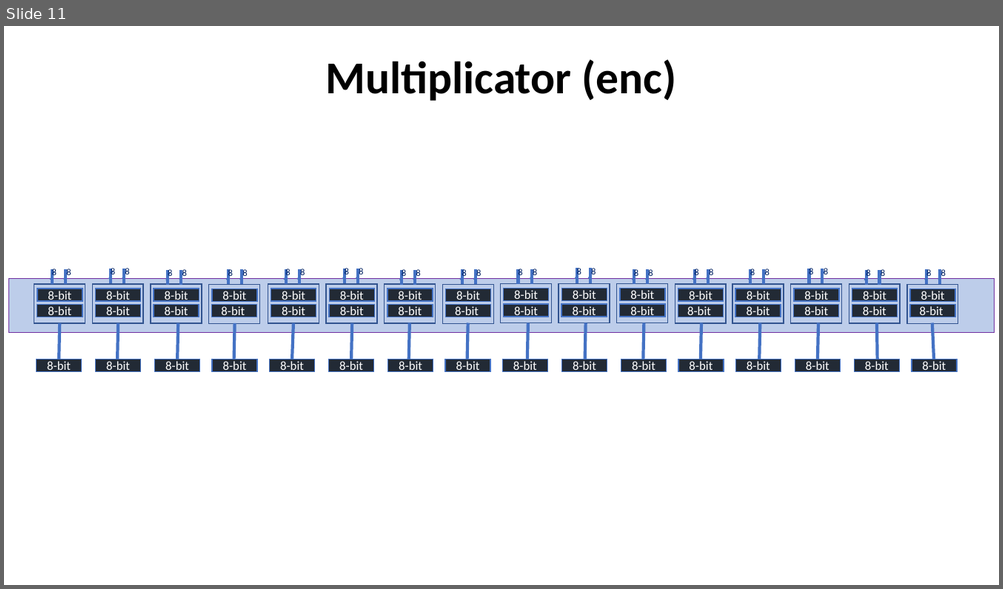
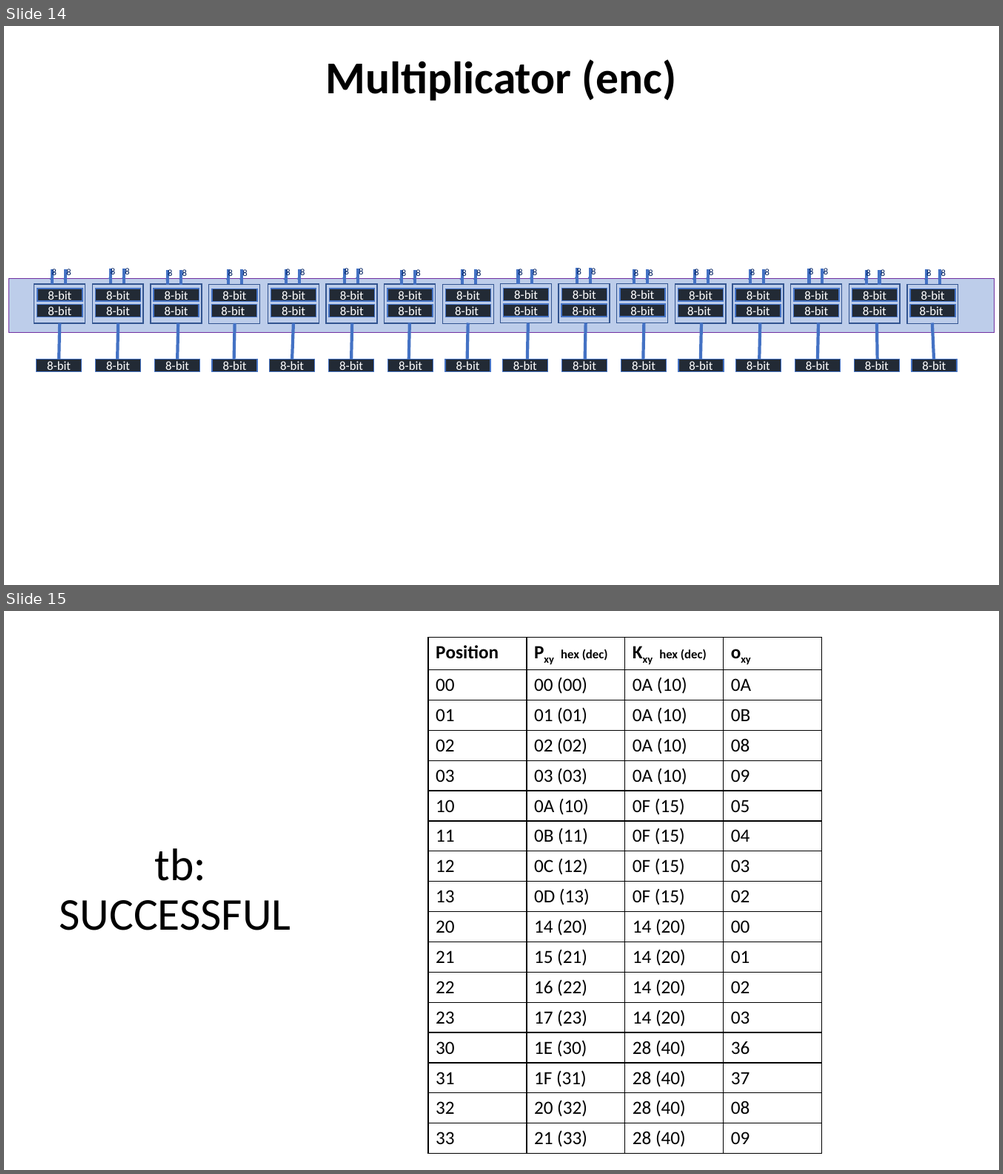
Before and after one commit to acarreteroc99/AES256-IP-Core, a slide deck: ASIC_hardware_blockLevelStructure.pptx. Shown one above the other, each under a label of ours: slide 11 before the commit, slides 14 and 15 after it. The pictures are 1003x589 and 1003x1174 pixels, drawn with LibreOffice and Linux fonts; fonts in the diff are those of the drawing. Boxes give left, top, right and bottom in pixels: in the first picture for what was removed or moved away, otherwise in the second. Text is boxed around its words. In the diff, an @@ line names an element or a change of style, - is before the commit and + after.

```diff
--- a/ASIC_hardware_blockLevelStructure.pptx
+++ b/ASIC_hardware_blockLevelStructure.pptx
@@ slide 15 added at box(4, 611, 999, 1170), background #FFFFFF @@
@@ table added at box(429, 637, 822, 1150), 17 rows, 4 columns @@
+Position | Pxy hex (dec) | Kxy hex (dec) | oxy
+00 | 00 (00) | 0A (10) | 0A
+01 | 01 (01) | 0A (10) | 0B
+02 | 02 (02) | 0A (10) | 08
+03 | 03 (03) | 0A (10) | 09
+10 | 0A (10) | 0F (15) | 05
+11 | 0B (11) | 0F (15) | 04
+12 | 0C (12) | 0F (15) | 03
+13 | 0D (13) | 0F (15) | 02
+20 | 14 (20) | 14 (20) | 00
+21 | 15 (21) | 14 (20) | 01
+22 | 16 (22) | 14 (20) | 02
+23 | 17 (23) | 14 (20) | 03
+30 | 1E (30) | 28 (40) | 36
+31 | 1F (31) | 28 (40) | 37
+32 | 20 (32) | 28 (40) | 08
+33 | 21 (33) | 28 (40) | 09
@@ title added at box(59, 849, 290, 931), 44 pt, text #000000 @@
+tb: SUCCESSFUL
@@ what was slide 11 is now slide 14 @@
```
Also in this commit, not shown: 4 slides changed, 3 other slides added.
